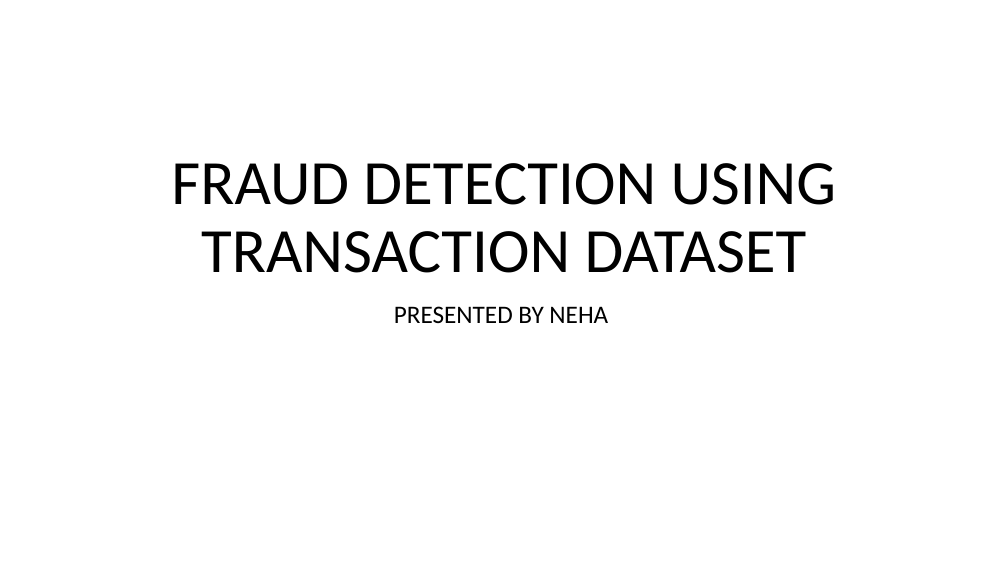
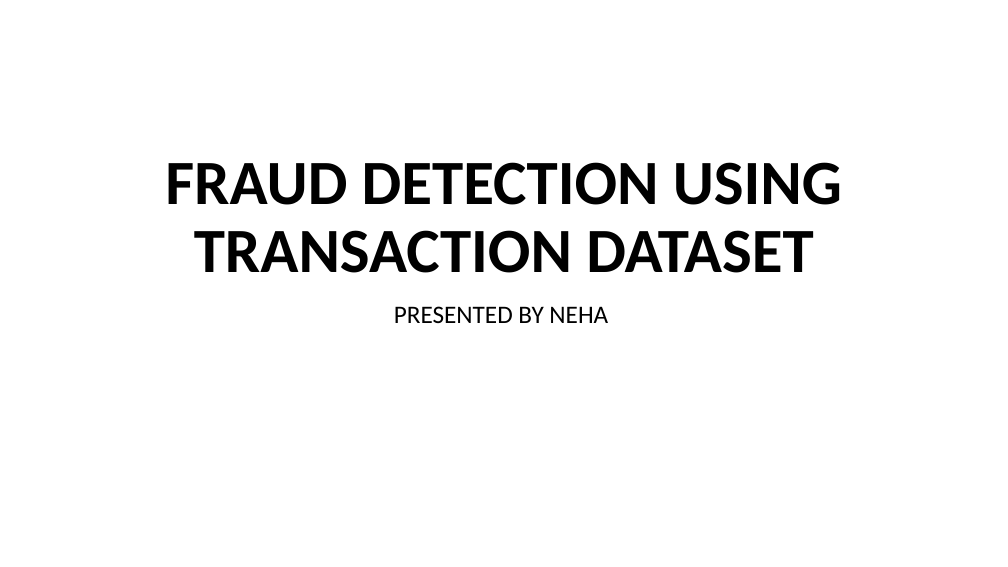
Before and after one commit to NSM1123/Fraud_detection, a slide deck: slide 1 of FRAUD DETECTION USING TRANSACTION DATASET.pptx. Drawn at 1008x567 pixels with LibreOffice and Linux fonts; fonts in the diff are those of the drawing. Boxes give left, top, right and bottom in pixels: in the first picture for what was removed or moved away, otherwise in the second. Text is boxed around its words. In the diff, an @@ line names an element or a change of style, - is before the commit and + after.

Commit message:
Added fraud detection presentation

```diff
--- a/FRAUD DETECTION USING TRANSACTION DATASET.pptx
+++ b/FRAUD DETECTION USING TRANSACTION DATASET.pptx
@@ title "FRAUD DETECTION USING TRANSACTION DATASET" at bbox=[165, 162, 842, 273]: bold on @@
```
Also in this commit, not shown: 1 other slide changed.
